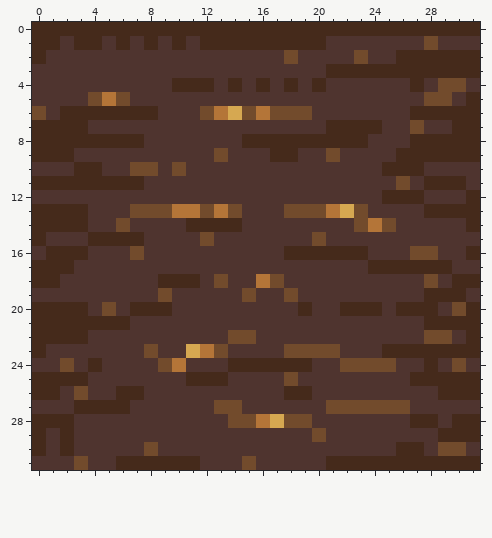
Pixel-art file: public/assets/project_file/tile_s.aseprite. The picture above is the old version.
32x32 pixels, 1 frame.
The same view after the edit:
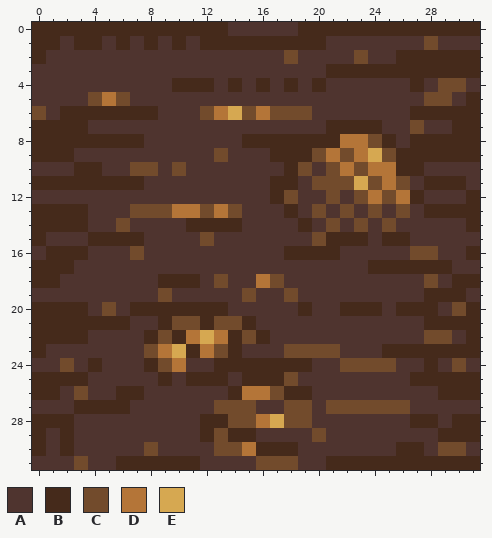
Palette (. is transparent): A #4f342f  B #452a1b  C #724b2c  D #b47538  E #d6a851
Difference:
@@ x 12..20 @@
- 0 BBBBBBBBB
+ 0 BBAAAAABB
  1 BBBBBBBBB
@@ x 15..28 @@
  7 AAAAAABBBBAACA
- 8 BBBBBBBBBAAABB
- 9 AABBAACAAAABBB
-10 AAAAAAAAAABBBA
-11 AAAAAAAAAAACAB
-12 AAAAAAAAAABBBA
-13 AAACCCDECAAAAB
-14 AAAAAAAACDCAAA
-15 AAAAACAAAAAAAA
-16 AAABBBBBBAAACC
+ 8 BBBBBBBDDCBABB
+ 9 AABBBCDCDECBBB
+10 AAABCACDCDDBBA
+11 AABBACCCECDCAB
+12 AABCAACACDCDBA
+13 AAABACACACACAB
+14 AAAABACACACAAA
+15 AAAAACBBBABBAA
+16 AAABBBBAAAAACC
 17 AAAAAAAAABBBBB
@@ x 6..21 @@
 19 AAACAAAAACAACAAA
-20 ABBBAAAAAAAAABAA
-21 BAAAAAAAAAAAAAAA
-22 AAAAAAAACCAAAAAA
-23 AACAAEDCAAAACCCC
-24 AAACDAAABBBBBBAA
-25 AAAAABBBAAAACAAA
-26 BBAAAAAAAAAABBAA
-27 BAAAAAACCAAAAAAC
-28 AAAAAAAACCDECCAA
-29 AAAAAAAAAAAAAACA
-30 AACAAAAAAAAAAAAA
-31 BBBBBBAAACAAAAAB
+20 ABBBBBBBAAAAABAA
+21 BAABCCBCCBAAAAAA
+22 AABCBDEDBCBAAAAA
+23 AACDEBDCBAAACCCC
+24 AABCDAABBBBBBBAA
+25 AAABABBBABBBCAAA
+26 BBAAAAAABDDCBBAA
+27 BAAAAAACCCAACCAC
+28 AAAAAABBCCDECCAA
+29 AAAAAABCBBAAAACA
+30 AACAAAACCDBBBAAA
+31 BBBBBBAAAACCCAAB
